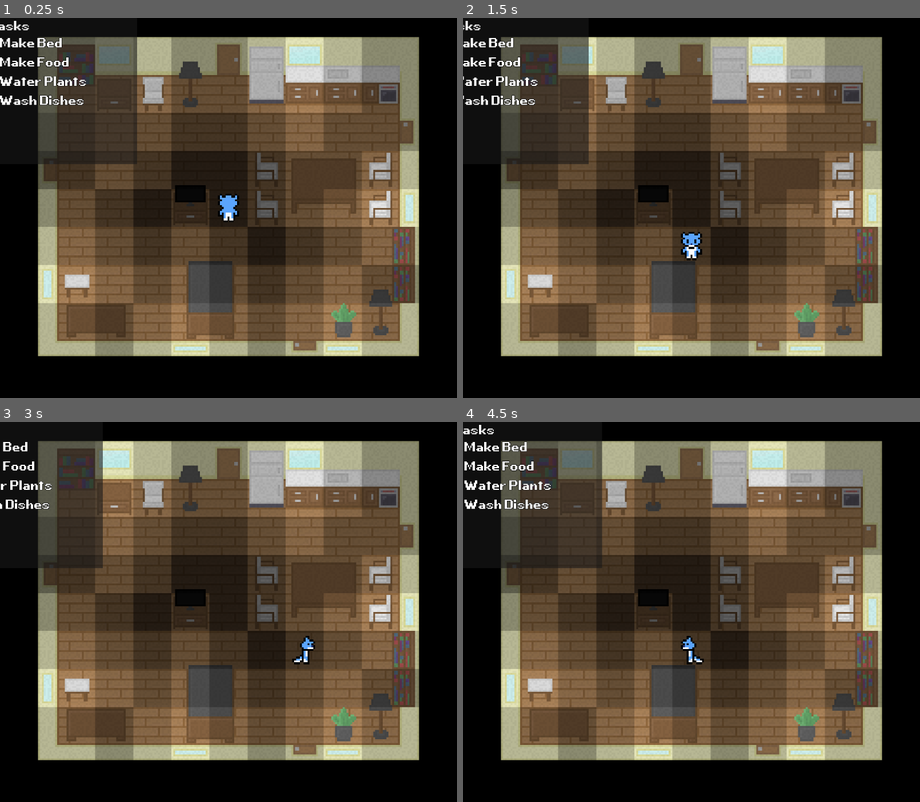
Above: before the commit, frames 1-4 (two rows, left to right).
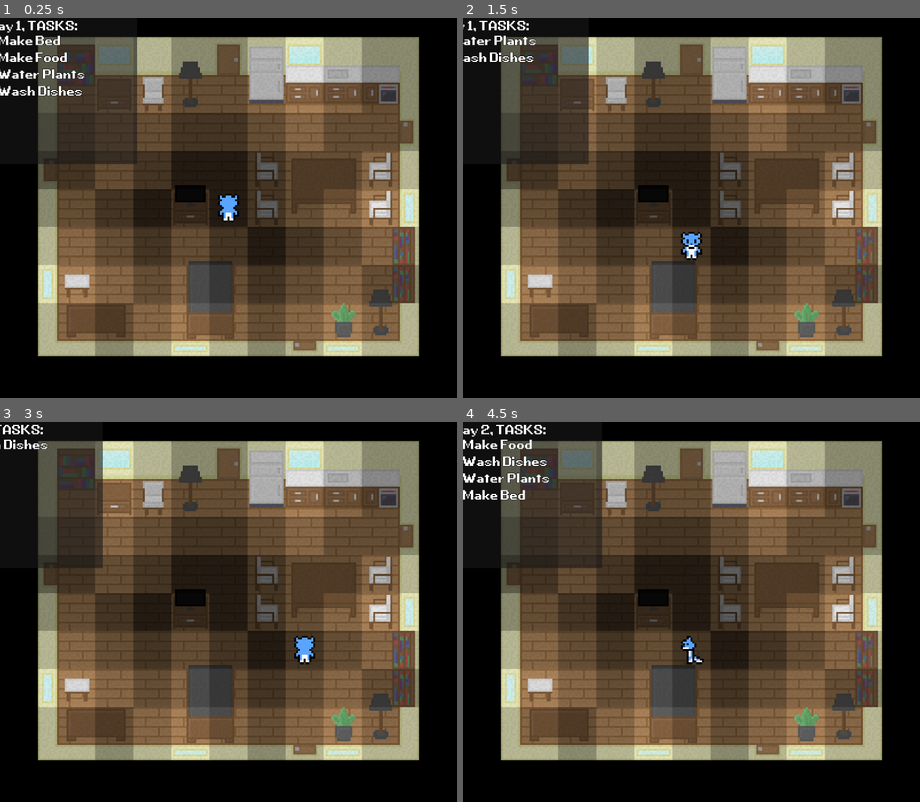
Above: after the commit, the same moments.

Repository: Furryous-Games/Practice-Run---Nyctophobia
Game: Godot game, scene res://scenes/main.tscn
Same seed, same stepped clock (60 frames per second), same inputs: the game is played once before the commit and once after it.
Inputs:
- Up to frame 1 (0.25 s): no input
- Up to frame 2 (1.5 s): hold Right (move_right) 0.53-1.28 s; hold Tab (toggle_task_list) 0.53-1.28 s; tap Backspace (Interact2, bound only after the commit) at 0.8, 1.35 s; hold Down (move_down) from 1.28 s (still down)
- Up to frame 3 (3 s): tap Tab (toggle_task_list) at 1.55, 2.85 s; release Down (move_down) at 2.03 s; hold Right (move_right) 2.03-2.78 s; hold E (interact) 2.03-2.78 s; tap Backspace (Interact2, bound only after the commit) at 2.3 s; hold Up (move_up) from 2.78 s (still down)
- Up to frame 4 (4.5 s): tap Enter at 3.5 s; release Up (move_up) at 3.53 s; hold Backspace (Interact2, bound only after the commit) 3.53-4.28 s; hold Left (move_left) from 3.53 s (still down); tap Space at 4.25 s; tap Tab (toggle_task_list) at 4.35 s

The runs differ from the first frame. In frame 1, 1.9% of the frame differs, in the area x 0-19%, y 0-23%; in frame 2, 1.2%; in frame 3, 0.9%; in frame 4, 1.8%.

Commit message:
Added task weight and completion system
- Developed New Day system
- Developed task weight and abnormality system
- Developed task completion system

Diff:
--- a/Nyctophobia Game/Scripts/main_script.gd
+++ b/Nyctophobia Game/Scripts/main_script.gd
@@ -12,7 +12,7 @@
 	"door_n": [Vector2i(3, 1)],
 	"door_w": [Vector2i(0, 4)],
 	"door_e": [Vector2i(4, 4)],
-	"door_s": [Vector2i(3, 5)]
+	"door_s": [Vector2i(3, 5)],
 }
 
 const FURNITURE_TYPE_BY_ATLAS_COORDS = {
@@ -38,7 +38,7 @@
 	"sink": {Vector2i(4, 12): []},
 	"oven": {Vector2i(5, 12): []},
 	"fridge": {Vector2i(0, 12): []},
-	"dining_table": {Vector2i(1, 12): [Vector2i(1, 0), Vector2i(0, 1), Vector2i(1, 1)]}
+	"dining_table": {Vector2i(1, 12): [Vector2i(1, 0), Vector2i(0, 1), Vector2i(1, 1)]},
 }
 
 # Defines which objects can be walked through/over
@@ -53,11 +53,11 @@
 
 # All tasks and their information
 const TASK_LIBRARY := {
-	"Make Bed": {}, # probability(?), location, abnormality
-	"Water Plants": {},
-	"Make Food": {},
-	"Wash Dishes": {},
-	"Organize Bookshelf": {},
+	"Make Bed": {"Weight": 1, "Abnormality": 0},
+	"Water Plants": {"Weight": 1, "Abnormality": 0},
+	"Make Food": {"Weight": 1, "Abnormality": 0},
+	"Wash Dishes": {"Weight": 1, "Abnormality": 0},
+	"Organize Bookshelf": {"Weight": 1, "Abnormality": 0},
 }
 
 # Master grid for information about the house
@@ -74,11 +74,14 @@
 
 # The current day
 var day: int = 0
+# What tasks are added to the selection pool according to their abnormality
+var abnormality_level: int = 0
 
 # Holds information regarding tasks
 var task_list: Array
 var task_quantity: int = 4
 var task_list_open := false
+var completed_tasks: Array
 
 @onready var room_tilemap: TileMapLayer = $"TileSets/RoomTileMap"
 @onready var objects_tilemap: TileMapLayer = $TileSets/ObjectsTileMap
@@ -89,9 +92,10 @@
 
 @onready var object_classes: Node = $"ObjectClasses"
 
-@onready var panel: Panel = $TaskDisplay/Panel
-@onready var task_list_display: Label = $TaskDisplay/Panel/TaskList
-@onready var auto_toggle: Timer = $TaskDisplay/AutoToggle
+@onready var task_panel: Panel = $UI/TaskPanel
+@onready var ui_heading: Label = $UI/TaskPanel/Heading
+@onready var ui_list: VBoxContainer = $UI/TaskPanel/List
+@onready var auto_toggle: Timer = $UI/AutoToggle
 
 
 # Called when the node enters the scene tree for the first time.
@@ -177,19 +181,34 @@
 # Updates day-sensitive events (tasks, shadow progression, etc.)
 func new_day() -> void:
 	day += 1
+	ui_heading.text = "Day " + str(day) + ", TASKS:"
 
 	## Randomizes Tasks
-	# Resets the display and task_list
-	task_list_display.text = ""
+	completed_tasks.clear()
 	task_list.clear()
+
+	# Adds an additional copy of a task to the selection list according to their Weight values, increasing their odds of selection
+	# Filters out tasks whose Abnormality is higher than the abnormality_level
+	var weighted_task_list: Array
+	for task_key in TASK_LIBRARY.keys().filter(func(is_abnormal): return TASK_LIBRARY[is_abnormal]["Abnormality"] <= abnormality_level):
+		for i in TASK_LIBRARY[task_key]["Weight"]:
+			weighted_task_list.append(task_key)
 
 	# Adds tasks, filters out tasks already in list
 	for i in task_quantity:
-		task_list.append(TASK_LIBRARY.keys().filter(func(is_repeat): return is_repeat not in task_list).pick_random())
-
-	# Sets task display
-	for task in task_list:
-		task_list_display.text += "- " + task + "\n"
+		task_list.append(weighted_task_list.filter(func(is_repeat): return is_repeat not in task_list).pick_random())
+
+	# Creates Label nodes for each task as children of ListUI
+	if ui_list.get_child_count() < task_quantity:
+		for i in task_quantity - ui_list.get_child_count():
+			var task_node := Label.new()
+			task_node.name = task_list[i]
+			task_node.label_settings = preload("res://assets/label_settings/task_lebel.tres")
+			ui_list.add_child(task_node)
+
+	# Assigns task name to each task node
+	for task in task_list.size():
+		ui_list.get_child(task).text = "- " + task_list[task]
 
 	# Automattically opens the task list and detoggles it after 5 seconds
 	if not task_list_open:
@@ -197,17 +216,28 @@
 	auto_toggle.start()
 
 
-# Handles input unrelated to the player.
-func _input(_event: InputEvent) -> void:
+# Handles input unrelated to the player character.
+func _input(event: InputEvent) -> void:
 	# Toggle task list [TAB, C]
 	if Input.is_action_pressed(&"toggle_task_list"):
 		toggle_task_list()
 
+	# TEST
+	# Clears task at index 0 [Backspace, X]
+	if Input.is_action_pressed(&"Interact2"):
+		if ui_list.get_child_count() > 0:
+			task_list.remove_at(0)
+			ui_list.get_child(0).free()
+
+	# TEST
+	if event.as_text() == "Space" and event.is_pressed():
+		new_day()
+
 
 # Toggles the task list
 func toggle_task_list() -> void:
 	var tween_panel: Tween = create_tween().set_ease(Tween.EASE_IN if task_list_open else Tween.EASE_OUT).set_trans(Tween.TRANS_CIRC)
-	tween_panel.tween_property(panel, "position:x", -100 if task_list_open else 0, 0.4)
+	tween_panel.tween_property(task_panel, "position:x", -100 if task_list_open else 0, 0.4)
 	task_list_open = not task_list_open
 
 	# Stops the auto detoggle timer if the task list is manually detoggled then retoggled before the timer timeout at the beginning of the day
--- a/Nyctophobia Game/project.godot
+++ b/Nyctophobia Game/project.godot
@@ -54,6 +54,12 @@
 , Object(InputEventKey,"resource_local_to_scene":false,"resource_name":"","device":0,"window_id":0,"alt_pressed":false, …(185 unchanged characters)…
 ]
 }
+Interact2={
+"deadzone": 0.2,
+"events": [Object(InputEventKey,"resource_local_to_scene":false,"resource_name":"","device":0,"window_id":0,"alt_pressed":false,"shift_pressed":false,"ctrl_pressed":false,"meta_pressed":false,"pressed":false,"keycode":0,"physical_keycode":4194308,"key_label":0,"unicode":0,"location":0,"echo":false,"script":null)
+, Object(InputEventKey,"resource_local_to_scene":false,"resource_name":"","device":0,"window_id":0,"alt_pressed":false,"shift_pressed":false,"ctrl_pressed":false,"meta_pressed":false,"pressed":false,"keycode":0,"physical_keycode":88,"key_label":0,"unicode":0,"location":0,"echo":false,"script":null)
+]
+}
 toggle_task_list={
 "deadzone": 0.2,
 "events": [Object(InputEventKey,"resource_local_to_scene":false,"resource_name":"","device":0,"window_id":0,"alt_presse …(194 unchanged characters)…
--- a/Nyctophobia Game/scenes/main.tscn
+++ b/Nyctophobia Game/scenes/main.tscn
@@ -185,33 +185,30 @@
 [node name="Camera" type="Camera2D" parent="."]
 position = Vector2(110, 90)
 
-[node name="TaskDisplay" type="CanvasLayer" parent="."]
-
-[node name="Panel" type="Panel" parent="TaskDisplay"]
+[node name="UI" type="CanvasLayer" parent="."]
+
+[node name="TaskPanel" type="Panel" parent="UI"]
 offset_left = -100.0
 offset_right = 427.0
 offset_bottom = 513.0
 scale = Vector2(0.15, 0.15)
 
-[node name="Heading" type="Label" parent="TaskDisplay/Panel"]
-layout_mode = 0
-offset_left = 6.66667
-offset_right = 151.667
+[node name="Heading" type="Label" parent="UI/TaskPanel"]
+layout_mode = 2
+offset_left = 7.0
+offset_right = 527.0
 offset_bottom = 56.0
-text = "Tasks"
 label_settings = ExtResource("7_o6xl0")
 
-[node name="TaskList" type="Label" parent="TaskDisplay/Panel"]
-layout_mode = 0
-offset_left = 13.0
-offset_top = 60.0
+[node name="List" type="VBoxContainer" parent="UI/TaskPanel"]
+layout_mode = 2
+offset_left = 7.0
+offset_top = 53.0
 offset_right = 527.0
 offset_bottom = 513.0
-label_settings = ExtResource("7_o6xl0")
-autowrap_mode = 2
-
-[node name="AutoToggle" type="Timer" parent="TaskDisplay"]
+
+[node name="AutoToggle" type="Timer" parent="UI"]
 wait_time = 5.0
 one_shot = true
 
-[connection signal="timeout" from="TaskDisplay/AutoToggle" to="." method="_on_auto_toggle_timeout"]
+[connection signal="timeout" from="UI/AutoToggle" to="." method="_on_auto_toggle_timeout"]
--- a/Nyctophobia Game/scenes/player.tscn
+++ b/Nyctophobia Game/scenes/player.tscn
@@ -105,8 +105,8 @@
 sprite_frames = SubResource("SpriteFrames_3v2ag")
 animation = &"walk_up"
 
-[node name="WalkCooldown" type="Timer" parent="."]
+[node name="InputCooldown" type="Timer" parent="."]
 wait_time = 0.1
 one_shot = true
 
-[connection signal="timeout" from="WalkCooldown" to="." method="_on_walk_cooldown_timeout"]
+[connection signal="timeout" from="InputCooldown" to="." method="_on_input_cooldown_timeout"]
--- a/Nyctophobia Game/scripts/player.gd
+++ b/Nyctophobia Game/scripts/player.gd
@@ -17,7 +17,7 @@
 
 @onready var main_script: Node = $"../"
 @onready var player_sprite: AnimatedSprite2D = $"PlayerSprite"
-@onready var walk_cooldown: Timer = $"WalkCooldown"
+@onready var input_cooldown: Timer = $"InputCooldown"
 
 
 func _ready() -> void:
@@ -37,7 +37,6 @@
 			or Input.is_action_pressed(&"move_down")
 			or Input.is_action_pressed(&"move_left")
 	):
-
 		# Return if an input is cued or being executed
 		if next_movement != null:
 			return
@@ -63,6 +62,14 @@
 		var expected_tile_metadata: Dictionary = main_script.house_grid[main_script.curr_room[1]][main_script.curr_room[0]][expected_tile_pos[1]][expected_tile_pos[0]]
 
 		if expected_tile_metadata["type"] != "floor" or (expected_tile_metadata["object_type"] != null and expected_tile_metadata["object_type"] not in main_script.WALKABLE_OBJECTS):
+			# Sets the animation according to the action
+			player_sprite.animation = (
+				"walk_up" if Input.is_action_pressed(&"move_up")
+				else "walk_right" if Input.is_action_pressed(&"move_right")
+				else "walk_down" if Input.is_action_pressed(&"move_down")
+				else "walk_left"
+			)
+			player_sprite.frame = 0
 			return
 
 		# Stores the next input to be played once the current ends
@@ -126,14 +133,14 @@
 
 		# Clears the player's next movement
 		next_movement = null
-		walk_cooldown.start()
+		input_cooldown.start()
 
 		# Updates the room's shadows
 		main_script.shadow_tilemap.update_shadows()
 
 
 # Timer before inputs are accepted
-func _on_walk_cooldown_timeout() -> void:
+func _on_input_cooldown_timeout() -> void:
 	player_sprite.frame = 0
 	executing = false
 	move_player()
